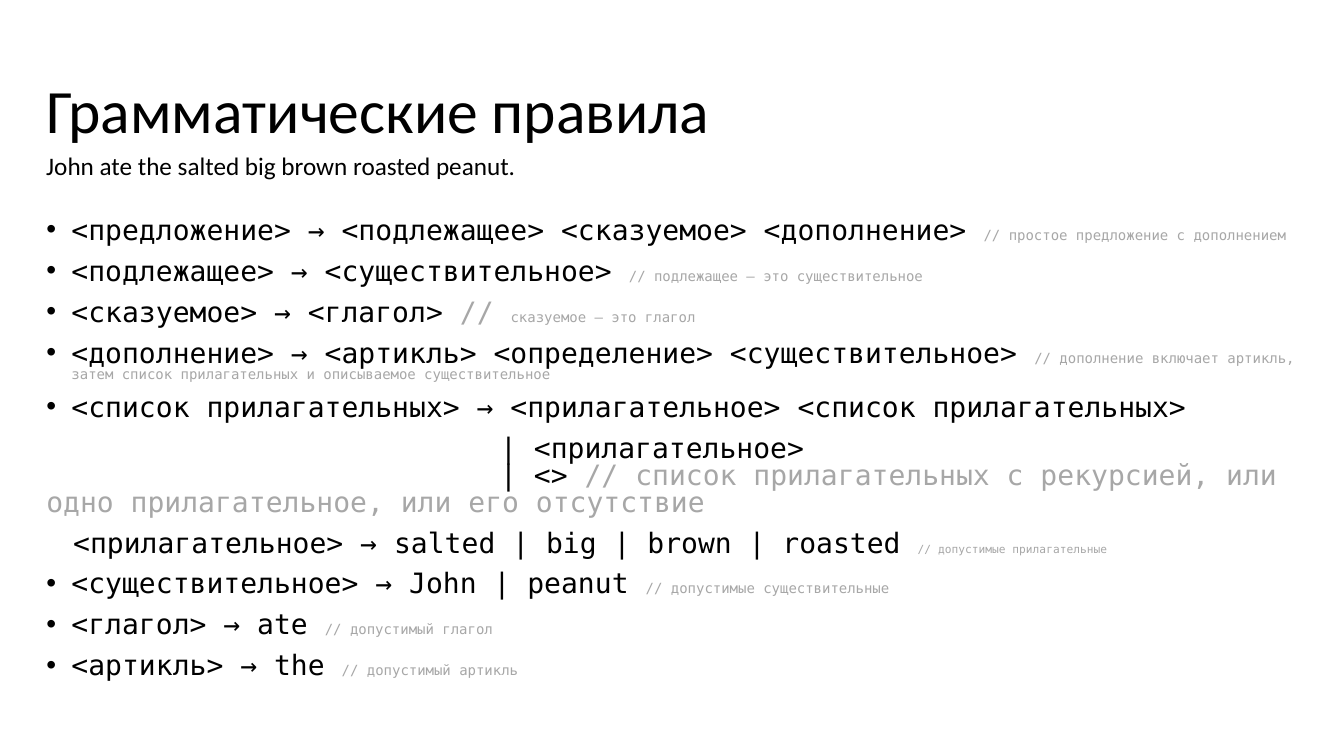
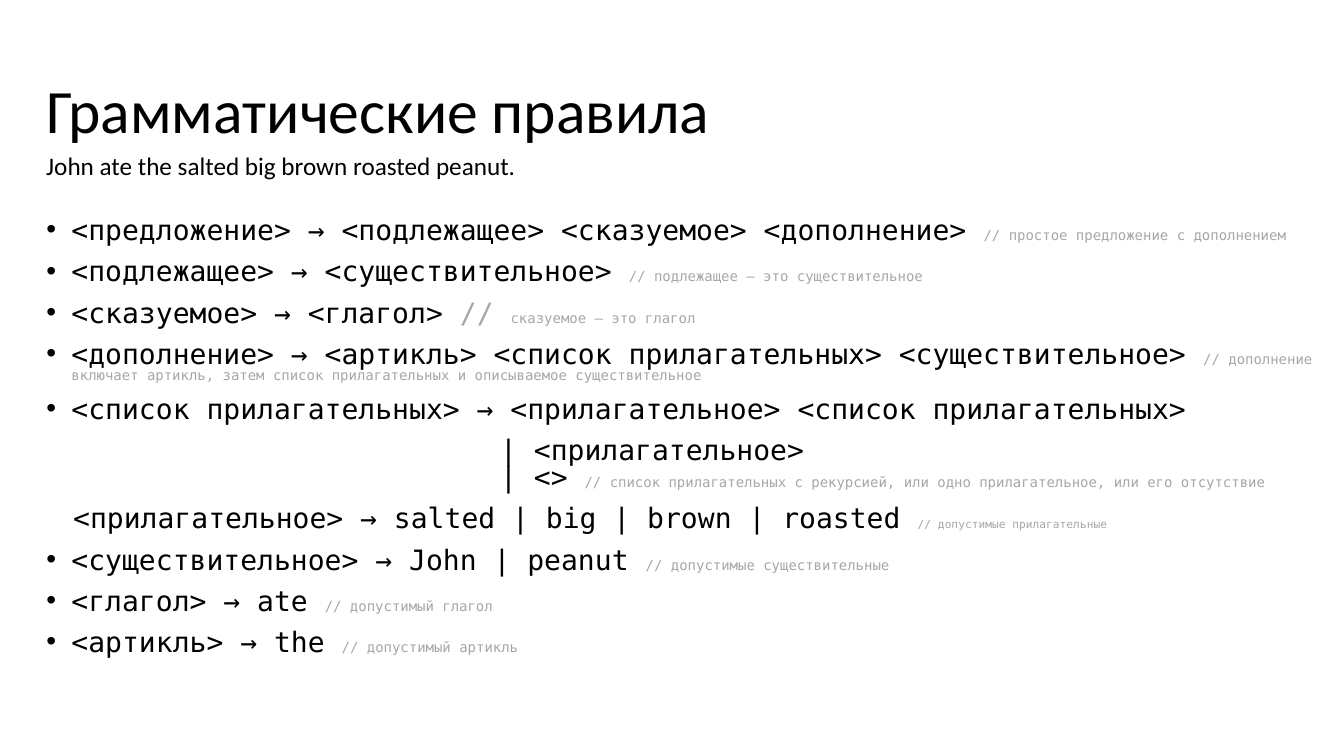
Before and after one commit to goddamnteam/korzun, a slide deck: slide 9 of task2.pptx. Drawn at 1344x756 pixels with LibreOffice and Linux fonts; fonts in the diff are those of the drawing. Boxes give left, top, right and bottom in pixels: in the first picture for what was removed or moved away, otherwise in the second. Text is boxed around its words. In the diff, an @@ line names an element or a change of style, - is before the commit and + after.

```diff
--- a/task2.pptx
+++ b/task2.pptx
@@ text at <box>71,224,1286,658</box>: size 20 to 10 pt in "// список прилагательных с рекурсией, или одно ..."; line spacing 0.8 to 0.81 @@
@@ text at <box>71,348,1312,383</box>: text changed @@
-• <дополнение> → <артикль> <определение> <существительное> // дополнение включает артикль, затем список прилагательных и описываемое существительное
+• <дополнение> → <артикль> <список прилагательных> <существительное> // дополнение включает артикль, затем список прилагательных и описываемое существительное
```
Also in this commit, not shown: 4 other slides changed.
